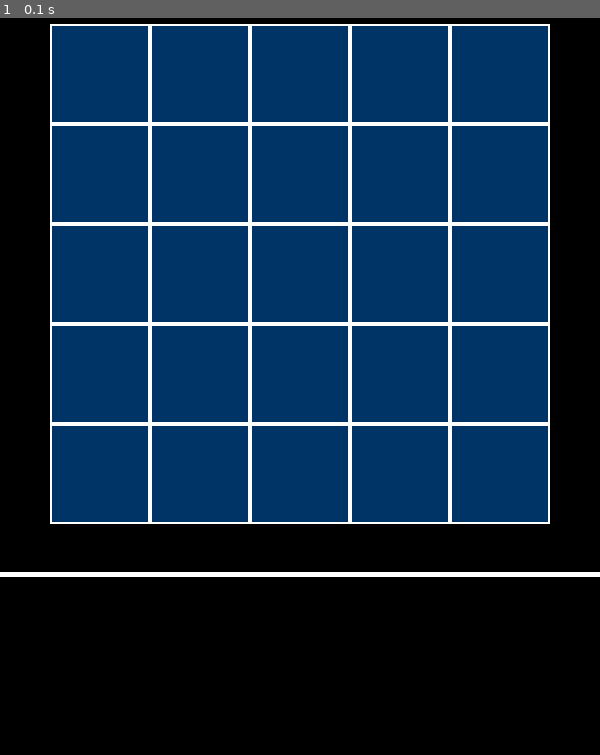
Above: before the commit, frame 1.
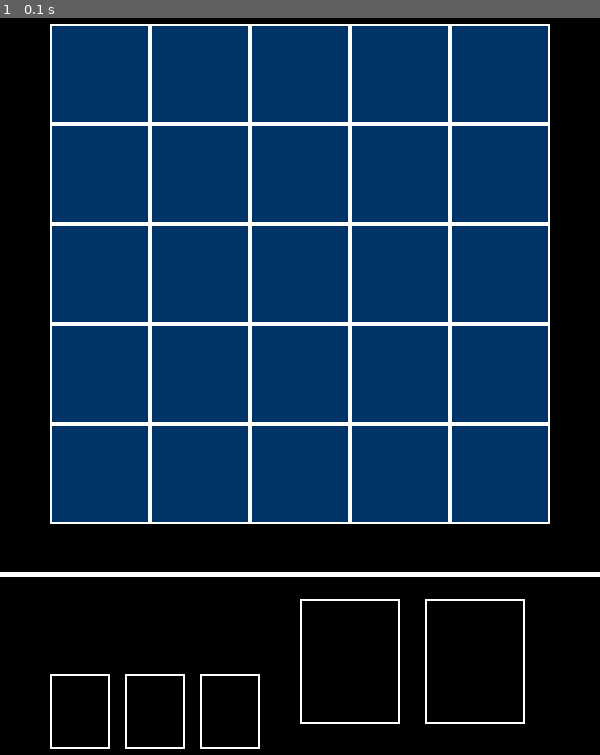
Above: after the commit, the same moment.

Repository: wlsdn2749/Rostark-Transcendence-Simulator
Game: pygame game, started from games/main.py
Same seed, same stepped clock (60 frames per second), same inputs: the game is played once before the commit and once after it.
Inputs:
- Up to frame 1 (0.1 s): no input

The runs differ from the first frame. In frame 1, 0.8% of the frame differs, in the area x 8-88%, y 78-100%.

Commit message:
add: slots

Diff:
--- a/games/main.py
+++ b/games/main.py
@@ -1,11 +1,12 @@
 import pygame
 import sys
 import os
+from collections import deque
 from typing import List
 
 # 절대 경로 참조
 sys.path.append(os.path.dirname(os.path.abspath(os.path.dirname(__file__))))
-from pakeages.gameobject import Tile  # noqa: E402
+from pakeages.gameobject import Tile, Slot  # noqa: E402
 
 WHITE = (255, 255, 255)
 BLACK = (0, 0, 0)
@@ -36,12 +37,29 @@
 tiles: List[Tile] = [[] * 5 for _ in range(5)]
 for i in range(5):
     for j in range(5):
-        tiles[i].append(Tile(50 + i * 100, 50 + j * 100, 100, 100))
+        tiles[i].append(Tile(50 + i * 100, 50 + j * 100, 100, 100))  # 위치 지정
 
 for i in range(5):
     for j in range(5):
         target_tile = tiles[i][j]
         target_tile.create(screen)
+
+# 정령 보관 슬롯 그리기
+slots: List[Slot] = []
+slots.append(Slot(300, 625, 100, 125))  # 300, 625 ~ 350, 775
+slots.append(Slot(425, 625, 100, 125))  # 300, 625 ~ 350, 775
+slots[0].create(screen)
+slots[1].create(screen)
+
+# 다음 정령 슬롯 그리기
+
+next_slots: deque[Slot] = deque()
+next_slots.appendleft(Slot(50, 700, 60, 75))
+next_slots.appendleft(Slot(125, 700, 60, 75))
+next_slots.appendleft(Slot(200, 700, 60, 75))
+next_slots[0].create(screen)
+next_slots[1].create(screen)
+next_slots[2].create(screen)
 
 while not game_over:
     for event in pygame.event.get():
--- a/games/pakeages/gameobject.py
+++ b/games/pakeages/gameobject.py
@@ -39,6 +39,19 @@
         super().__init__()
 
 
+class Slot(pygame.Rect):  # type: ignore
+    """
+    Class to store two elements
+    """
+
+    def __init__(self, *args: int, **kwargs: int) -> None:
+        super().__init__(*args, **kwargs)
+
+    def create(self, surface: pygame.surface.Surface) -> None:
+        # pygame.draw.rect(surface, TILE1, self)  # 채우기
+        pygame.draw.rect(surface, WHITE, self, 2)  # 하얀색으로 Boarding
+
+
 # if __name__ == "__main__":
 #     t = Tile(50, 50, 50, 50)
 #     print(t)
